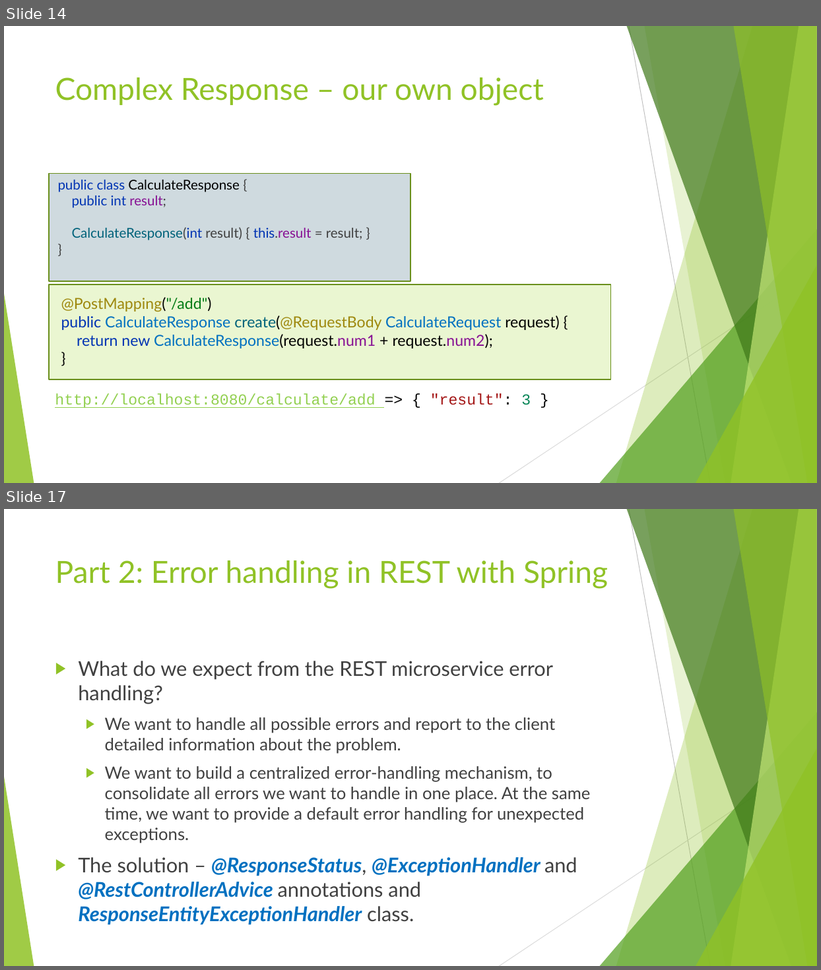
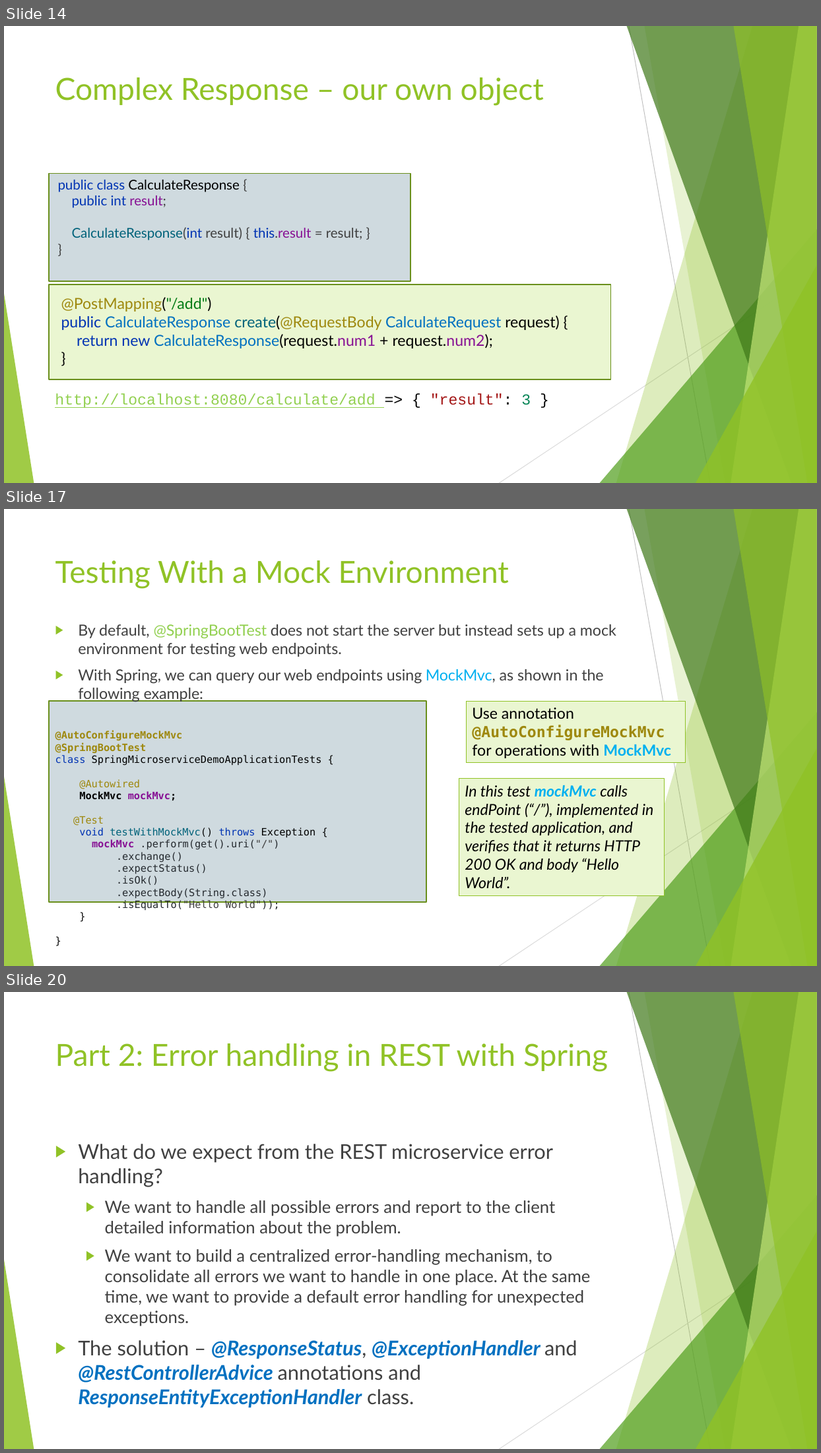
Before and after one commit to ybensman/SpringMicroserviceDemo, a slide deck: Spring_Beginners_2_SpringBootForMS.pptx. Shown one above the other, each under a label of ours: slides 14 and 17 before the commit, slides 14, 17 and 20 after it; the slides between them are not shown. The pictures are 821x970 and 821x1453 pixels, drawn with LibreOffice and Linux fonts; fonts in the diff are those of the drawing. Boxes give left, top, right and bottom in pixels: in the first picture for what was removed or moved away, otherwise in the second. Text is boxed around its words. In the diff, an @@ line names an element or a change of style, - is before the commit and + after.

Commit message:
More details about automated tests

```diff
--- a/Spring_Beginners_2_SpringBootForMS.pptx
+++ b/Spring_Beginners_2_SpringBootForMS.pptx
@@ slide 17 added at (4,509,817,966), background #FFFFFF; not listed: 10 template elements that a slide beside it also shows @@
@@ title added at (55,560,509,589), 36 pt, text #90C226 @@
+Testing With a Mock Environment
@@ text added at (55,625,616,910), 11.9 pt, text #404040 @@
+▶ By default, @SpringBootTest does not start the server but instead sets up a mock environment for testing web endpoints.
+▶ With Spring, we can query our web endpoints using MockMvc, as shown in the following example:
+@AutoConfigureMockMvc
+@SpringBootTest
+class SpringMicroserviceDemoApplicationTests {
+@Autowired
+MockMvc mockMvc;
+@Test
+void testWithMockMvc() throws Exception {
+mockMvc .perform(get().uri("/")
+.exchange()
+.expectStatus()
+.isOk()
+.expectBody(String.class)
+.isEqualTo("Hello World"));
+}
+}
@@ rectangle added at (49,701,426,902), fill #CFDADF, outline #6B901C 1.5 pt @@
@@ rectangle added at (467,701,685,762), fill #EAF6D1, outline #90C226 0.75 pt, 18 pt, text #000000 @@
+Use annotation @AutoConfigureMockMvc for operations with MockMvc
@@ rectangle added at (459,779,665,896), fill #EAF6D1, outline #90C226 0.5 pt, 18 pt, text #000000, italic @@
+In this test mockMvc calls endPoint (“/”), implemented in the tested application, and verifies that it returns HTTP 200 OK and body “Hello World”.
@@ what was slide 17 is now slide 20 @@
```
Also in this commit, not shown: 2 slides changed, 2 other slides added.
